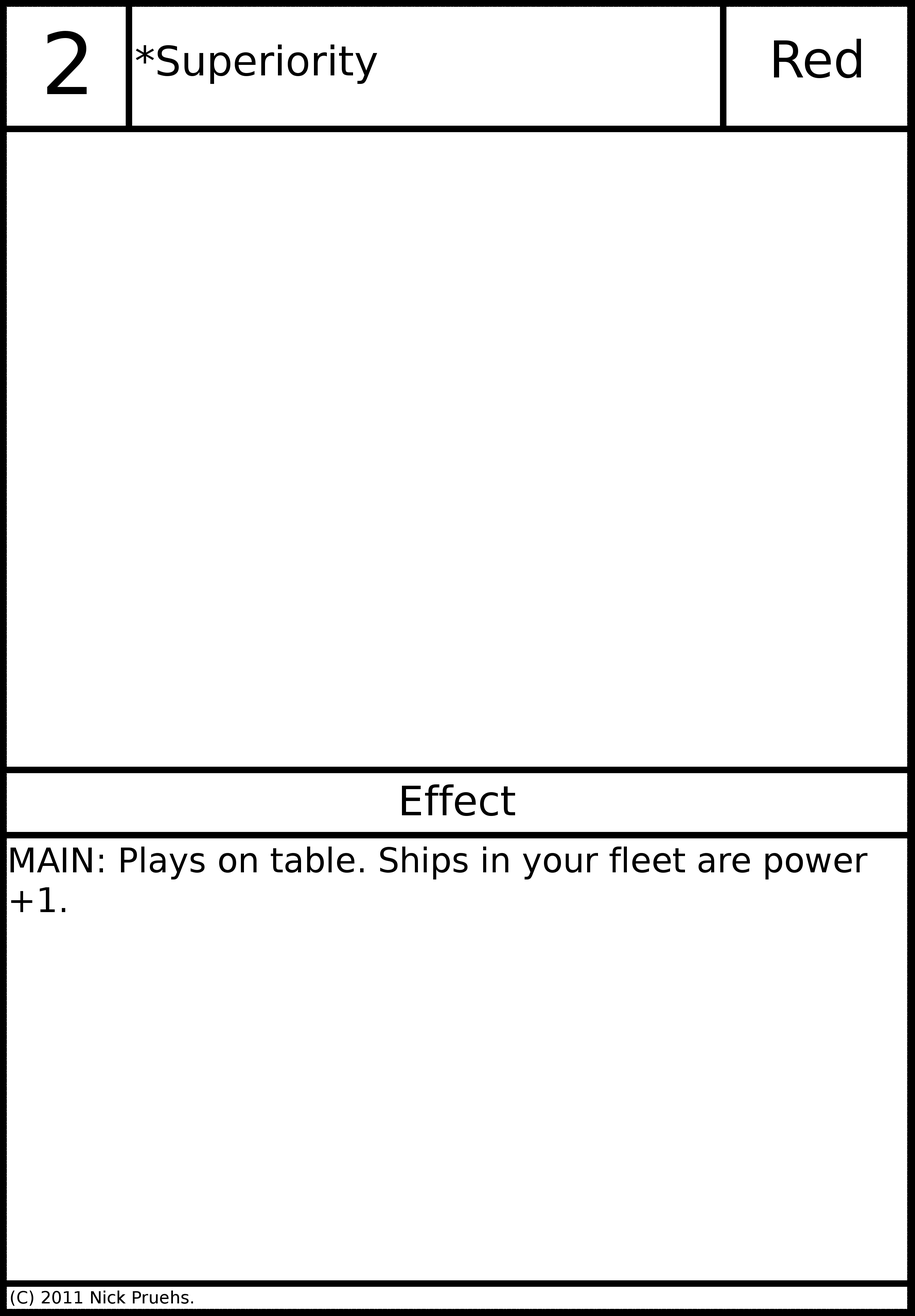
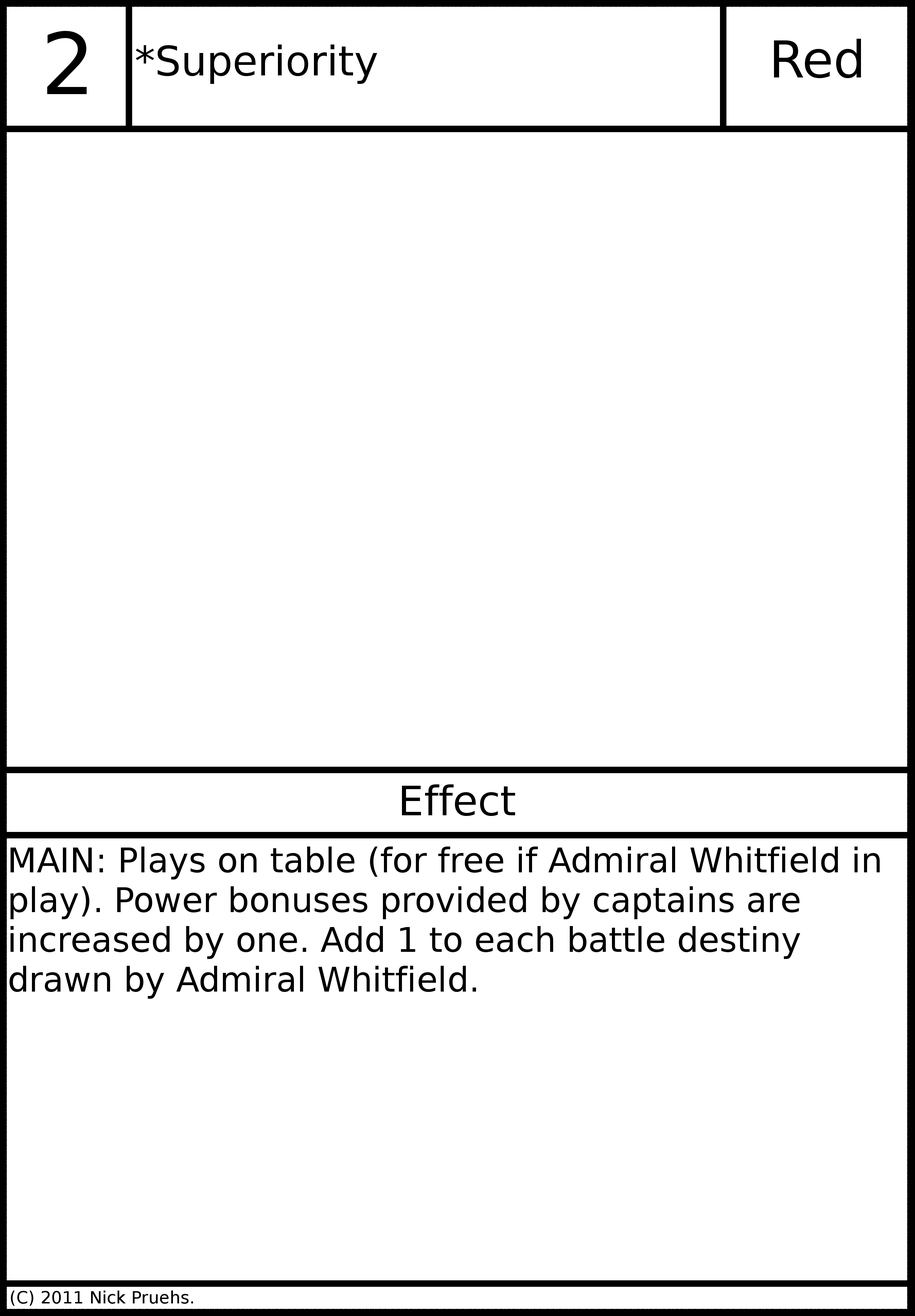
Comparing the layer stacks of the two w=915, h=1316 images. Changes:
painted on "Card Text" over [9, 846, 880, 999]
